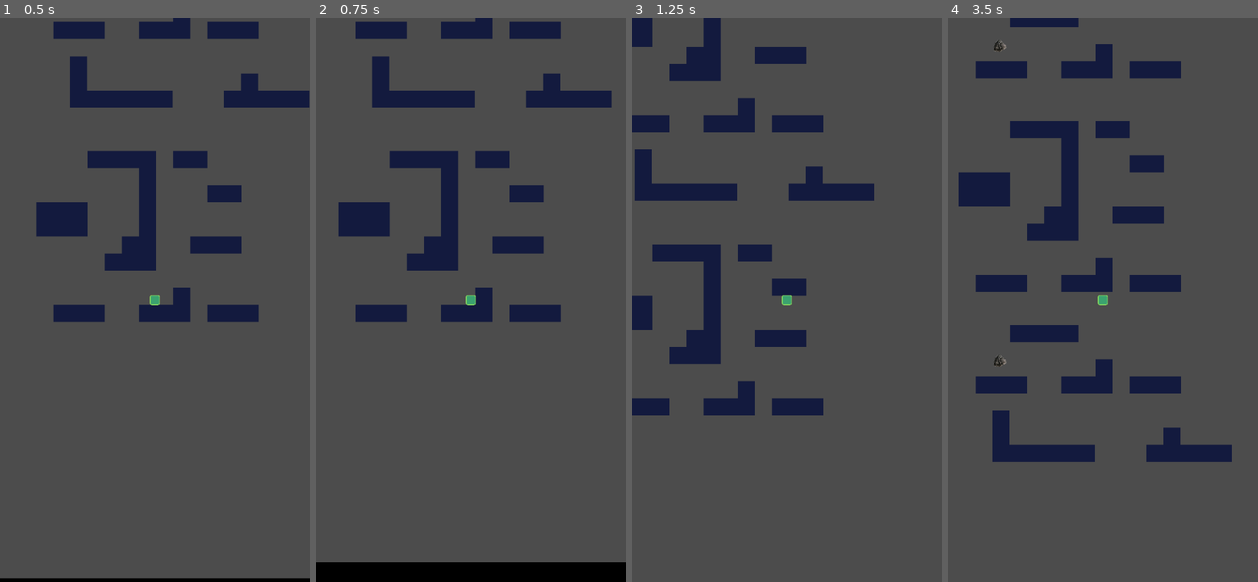
Above: before the commit, frames 1-4 (left to right).
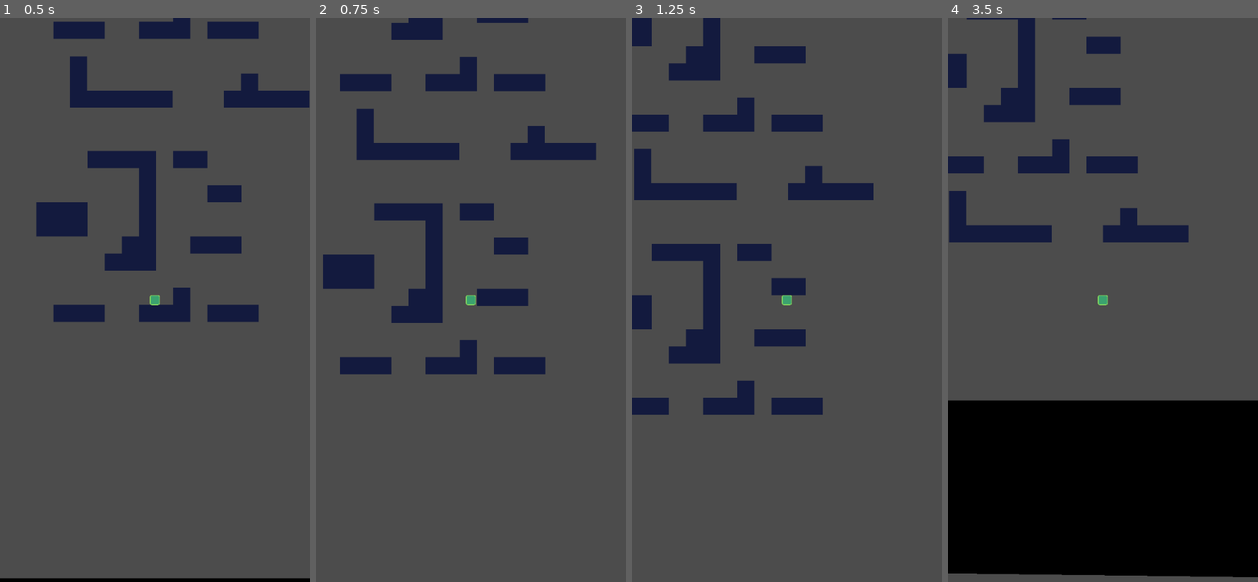
Above: after the commit, the same moments.

Repository: Adam-Pendleton/bonfire_game_jam_2020
Game: Godot game, scene res://src/Game.tscn
The game is run twice, just before and just after one commit, with the same random seed, the same clock (stepped at 60 frames per second) and the same inputs.
Inputs:
- Up to frame 1 (0.5 s): no input
- Up to frame 2 (0.75 s): tap Enter at 0.5 s; hold Right (right) from 0.53 s (still down); hold Up (up) from 0.53 s (still down)
- Up to frame 3 (1.25 s): keep holding Right (right); keep holding Up (up)
- Up to frame 4 (3.5 s): release Up (up) at 1.28 s; tap Up (up) at 1.35, 1.52, 1.82, 2.85, 3.02, 3.32 s; release Right (right) at 2.03 s; hold Left (left) 2.03-2.78 s; hold Up (up) 2.03-2.78 s; hold Right (right) from 2.78 s (still down)

Frame 1 is identical in both runs. In frame 2, 21% of the frame differs, in the area x 0-100%, y 0-100%; in frame 3, 1.0%; in frame 4, 46%.

Commit message:
Added short jump

Diff:
--- a/src/Objects/Coal.gd
+++ b/src/Objects/Coal.gd
@@ -3,7 +3,6 @@
 onready var anim_player: AnimationPlayer = get_node("AnimationPlayer")
 
 func _on_body_entered(body: KinematicBody2D) -> void:
-	print('body entered')
 	anim_player.play("fade_out")
 
 func _on_AnimationPlayer_animation_finished(anim_name: String) -> void:
--- a/src/Player.gd
+++ b/src/Player.gd
@@ -3,9 +3,10 @@
 export var max_fall_speed: int = 1000
 export var accel: int = 100
 export var max_max_speed: int = 200
-export var friction: float = 0.7
+export var friction: float = 0.2
 export var jump_strength: int = 500
 
+var jump_count = 0
 var velocity: Vector2
 var facing_left: bool = true
 var dead: bool = false
@@ -49,8 +50,12 @@
 		given_velocity.x += accel
 	elif Input.get_action_strength("left") > 0:
 		given_velocity.x -= accel
+
 	if Input.get_action_strength("up") > 0 and is_on_floor():
 		given_velocity.y = -jump_strength
+
+	if Input.is_action_just_released("up") and given_velocity.y < -150:
+		given_velocity.y = -150
 
 	return given_velocity
 
@@ -62,5 +67,5 @@
 	return given_velocity
 
 func add_friction(given_velocity: Vector2) -> Vector2:
-	given_velocity.x = given_velocity.x * friction
+	given_velocity.x = lerp(given_velocity.x, 0, friction)
 	return given_velocity
